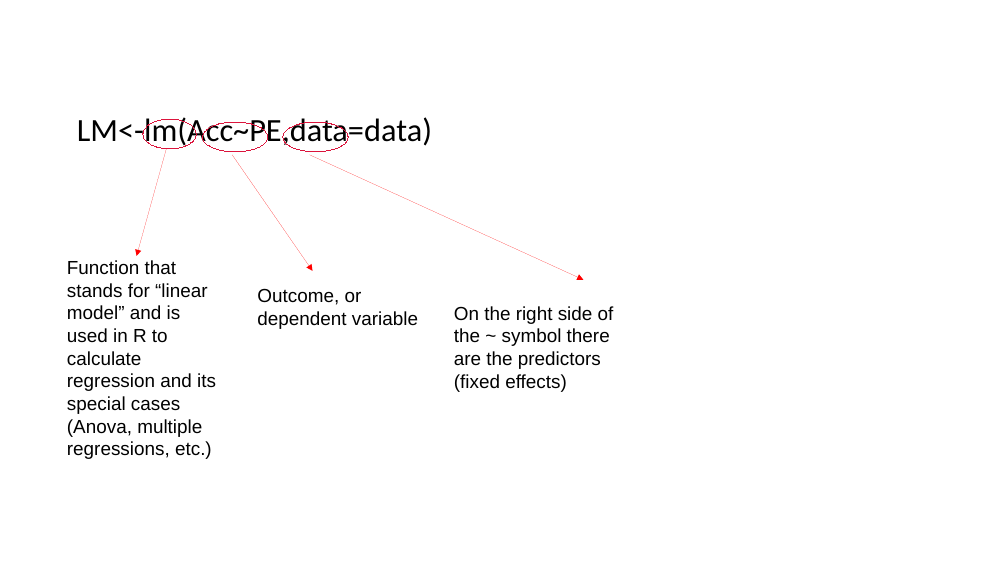
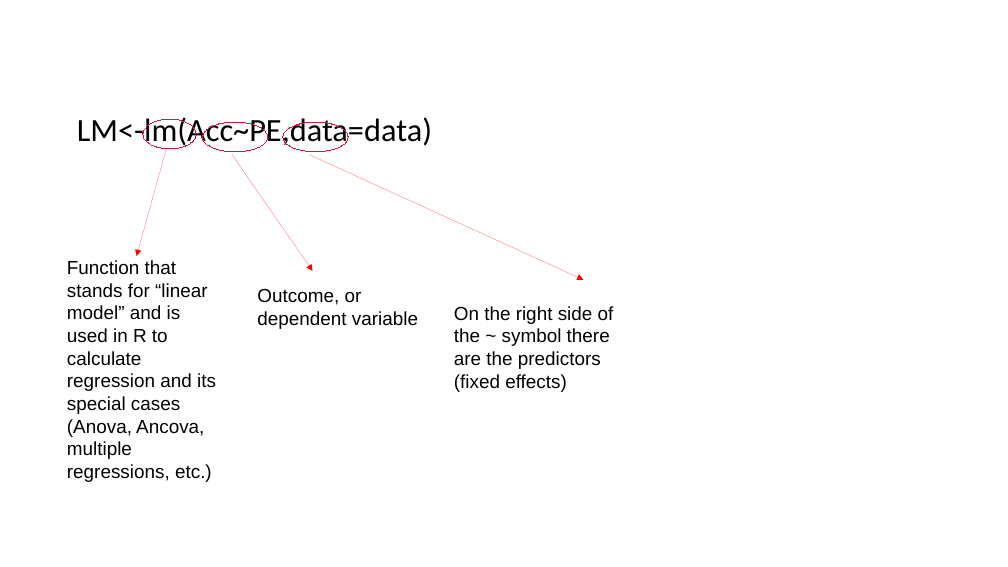
Before and after one commit to FPupillo/LMM_workshop, a slide deck: slide 16 of PPT_LMM.odp (slide 13 before the commit). Drawn at 1008x567 pixels with LibreOffice and Linux fonts; fonts in the diff are those of the drawing. Boxes give left, top, right and bottom in pixels: in the first picture for what was removed or moved away, otherwise in the second. Text is boxed around its words. In the diff, an @@ line names an element or a change of style, - is before the commit and + after.

```diff
--- a/PPT_LMM.odp
+++ b/PPT_LMM.odp
@@ text at bbox=[67, 260, 216, 482]: text changed @@
-Function that stands for “linear model” and is used in R to calculate regression and its special cases (Anova, multiple regressions, etc.)
+Function that stands for “linear model” and is used in R to calculate regression and its special cases (Anova, Ancova, multiple regressions, etc.)
```
Also in this commit, not shown: 34 other slides changed, 18 slides added, 5 slides removed, 6 other files.
